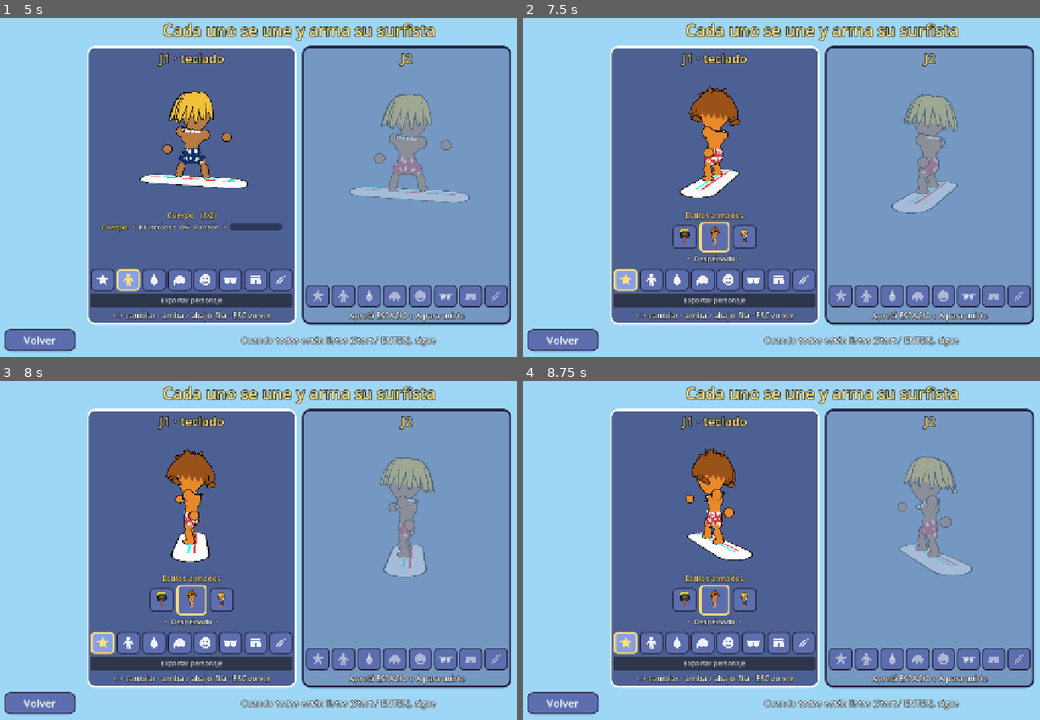
Above: before the commit, frames 1-4 (two rows, left to right).
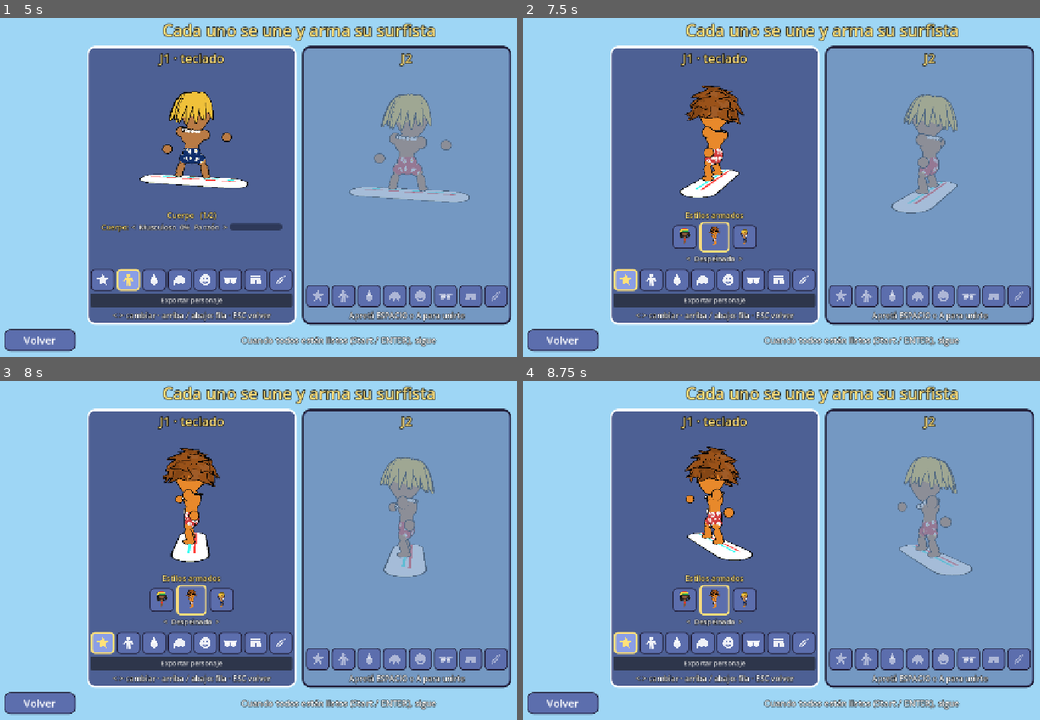
Above: after the commit, the same moments.

Repository: asimplesurfer/simplesurf
Game: Godot game, scene res://ui/menus/character_select.tscn
The game is run twice, just before and just after one commit, with the same random seed, the same clock (stepped at 60 frames per second) and the same inputs. Sound files missing from this copy of the repository are replaced by a short silence.
Inputs (mouse positions are in pixels of both pictures, inside the frame that each line leads up to):
- Up to frame 1 (5 s): click "JUGAR" at 0.5 s; click "<" at 1.25 s; click ">" at 2 s; click "¡Vamos!" at 2.75 s; tap Enter at 3.5 s; move the mouse to (434, 167) at 3.52 s; hold D (p1_right) 3.53-4.25 s; hold Space (p1_a) 3.53-4.25 s; click (434, 167) at 3.67 s; drag from (175, 201) to (268, 255) at 4.27 s
- Up to frame 2 (7.5 s): click (626, 279) at 5.02 s; move the mouse to (884, 109) at 5.77 s; hold D (p1_right) 5.78-6.5 s; tap Shift (p1_drift) at 5.85 s; drag from (791, 255) to (641, 133) at 6.52 s; move the mouse to (1003, 238) at 7.27 s; hold A (p1_left) from 7.28 s (still down); tap T (p1_storm) at 7.35 s
- Up to frame 3 (8 s): keep holding A (p1_left)
- Up to frame 4 (8.75 s): release A (p1_left) at 8 s; drag from (641, 496) to (729, 462) at 8.02 s

Frame 1 is identical in both runs. In frame 2, 0.5% of the frame differs, in the area x 31-43%, y 20-64%; in frame 3, 0.5%, in the area x 31-43%, y 19-64%; in frame 4, 0.5%.

Commit message:
Despeinado hecho de mechones ondulados, anteojos en trapecio y cuellito blanco en V
El pelo ahora son ~40 mechones en S que caen desde la coronilla, patillas
hasta las mejillas y flequillo; la base casi no se ve. Anteojos más chicos
con vidrios en trapecio. El collar 9 pasa a ser un cuellito blanco en V.

Co-Authored-By: Claude Opus 5.5 <noreply@anthropic.com>
Claude-Session: https://claude.ai/code/session_0158oNfK7XFXQhYVUiWF995y

Diff:
--- a/characters/avatar_features.gd
+++ b/characters/avatar_features.gd
@@ -25,6 +25,9 @@
 var _ring_thick: TorusMesh
 ## Mechón: una hoja que se afina hasta la punta y se curva hacia +X.
 var _lock: ArrayMesh
+## Mechón ondulado (en S): primero se abomba para un lado y la punta se da
+## vuelta para el otro.
+var _wavy: ArrayMesh
 var _materials: Dictionary = {}
 ## Raíz del personaje (la pone SurferKit): el contorno se mide ahí, así tiene
 ## el mismo grosor que el del cuerpo aunque la cabeza esté agrandada.
@@ -75,7 +78,8 @@
 	_ring.outer_radius = 1.0
 	_ring.rings = 20
 	_ring.ring_segments = 6
-	_lock = _make_lock()
+	_lock = _make_lock(0.9, 0.0)
+	_wavy = _make_lock(0.8, -0.28)
 	_ring_thick = TorusMesh.new()
 	_ring_thick.inner_radius = 0.7
 	_ring_thick.outer_radius = 1.0
@@ -168,13 +172,13 @@
 			# Cuentas rasta: rojo, amarillo y verde.
 			_necklace(24, 0.045, [Color("#e8302a"), Color("#ffd23f"), Color("#2fa84f")])
 		9:
-			# Cordón blanco ajustado y dos dientes de tiburón en el medio.
-			_necklace(56, 0.014, [WHITE])
-			for side in [-1.0, 1.0]:
-				var a: float = side * 0.17
-				var pos := _neck_at(a) + Vector3(0.0, -0.055, 0.015)
-				_piece(_cone, pos + Vector3(0.0, -0.02, 0.0), Vector3(0.04, 0.08, 0.02), WHITE, true,
-					Basis(Vector3.UP, a) * Basis(Vector3.RIGHT, PI - 0.25) * Basis(Vector3.BACK, side * 0.35))
+			# Cuellito blanco: cordón fino y dos puntas en V adelante (como un
+			# cuello de camisa).
+			_necklace(56, 0.012, [WHITE])
+			for side in [-1.0, 1.0]:
+				var pos := _neck_at(side * 0.12) + Vector3(side * 0.02, -0.045, 0.03)
+				_piece(_cone, pos, Vector3(0.05, 0.055, 0.012), WHITE, true,
+					face * Basis(Vector3.BACK, PI + side * 0.55))
 		8:
 			# Paz y amor: cordón de cuero y el símbolo de la paz.
 			_necklace(34, 0.02, [Color("#7a4a24")])
@@ -401,9 +405,9 @@
 func _wrap_shades() -> void:
 	# Contorno de la mitad derecha (x >= 0), en unidades de cabeza; se espeja.
 	var half := [
-		Vector2(0.0, 0.19), Vector2(0.43, 0.2), Vector2(0.455, 0.18), Vector2(0.45, 0.11),
-		Vector2(0.42, 0.05), Vector2(0.37, 0.025), Vector2(0.17, 0.025), Vector2(0.11, 0.045),
-		Vector2(0.065, 0.09), Vector2(0.0, 0.11),
+		Vector2(0.0, 0.175), Vector2(0.4, 0.185), Vector2(0.415, 0.165), Vector2(0.37, 0.07),
+		Vector2(0.33, 0.045), Vector2(0.15, 0.045), Vector2(0.1, 0.06),
+		Vector2(0.05, 0.11), Vector2(0.0, 0.12),
 	]
 	var poly := PackedVector2Array()
 	for i in range(half.size() - 1, -1, -1):
@@ -415,15 +419,15 @@
 	var top := Color("#13215c")
 	var bottom := Color("#2f6be0")
 	_extruded(poly, 0.07, 0.035, func(p: Vector2) -> Color:
-		return top.lerp(bottom, clampf((0.2 - p.y) / 0.15, 0.0, 1.0)), true)
+		return top.lerp(bottom, clampf((0.185 - p.y) / 0.14, 0.0, 1.0)), true)
 	# Brillos: dos tiras finas en diagonal en cada vidrio.
 	var shine := Color("#cfe9ff")
 	for side in [-1.0, 1.0]:
 		for j in 2:
-			var cx: float = side * (0.24 + j * 0.09)
+			var cx: float = side * (0.2 + j * 0.08)
 			var strip := PackedVector2Array([
-				Vector2(cx - 0.03, 0.055), Vector2(cx - 0.01 - j * 0.004, 0.055),
-				Vector2(cx + 0.03 - j * 0.01, 0.165), Vector2(cx + 0.01, 0.165),
+				Vector2(cx - 0.025, 0.065), Vector2(cx - 0.008 - j * 0.004, 0.065),
+				Vector2(cx + 0.025 - j * 0.008, 0.16), Vector2(cx + 0.008, 0.16),
 			])
 			_extruded(strip, 0.108, 0.004, func(_p: Vector2) -> Color: return shine, false)
 	# Patillas negras hacia las orejas.
@@ -856,48 +860,58 @@
 func _shaggy(hair: Color) -> void:
 	if _shaggy_shell.is_empty():
 		_shaggy_shell = [_make_shaggy_shell(false), _make_shaggy_shell(true)]
+	# Base: tapa la cabeza (casi no se ve, la cubren los mechones).
 	_piece(_shaggy_shell[0], Vector3.ZERO, Vector3.ONE, hair)
-	# Por dentro, más oscuro (se ve debajo de las puntas que se abren).
 	_piece(_shaggy_shell[1], Vector3.ZERO, Vector3.ONE, hair.darkened(0.35), false)
-	# Arriba: mechones acostados sobre el volumen, barridos hacia un costado
-	# y para atrás, con la punta apenas levantada (peinado con onda).
-	var vol := Vector3(0.66, 0.64, 0.6) * 1.0
-	var center := Vector3(0.0, 0.14, -0.06)
-	var sweep := Vector3(0.75, 0.0, -0.65).normalized()
-	for k in 6:
-		var a := lerpf(-0.9, 0.9, k / 5.0)
-		var d := Vector3(sin(a) * 0.45, 0.85, cos(a) * 0.45 - 0.1).normalized()
-		var root := center + _on_ellipsoid(vol, d, -0.06)
-		var n := _normal(vol, d)
-		var along := (sweep - n * sweep.dot(n)).normalized()
-		_lock_piece(root, along + n * (0.3 + 0.15 * sin(k * 1.7)), 0.32 + 0.05 * sin(k * 2.3), 0.28,
-			n.cross(along) * (1.0 if k % 2 == 0 else -1.0),
-			hair.darkened(0.1) if k % 2 == 1 else hair)
-	# Costados: puntas cortas pegadas a la cabeza que se curvan para afuera y
-	# para arriba (vistas de frente y de atrás).
-	for side in [-1.0, 1.0]:
-		for k in 3:
-			var root := Vector3(side * 0.56, 0.08 - k * 0.1, 0.05 - k * 0.2)
-			var dir := Vector3(side * 0.7, -1.0, 0.0)
-			_lock_piece(root, dir, 0.2 - k * 0.02, 0.2, Vector3(0.0, 1.0, 0.0),
-				hair.darkened(0.12) if k == 1 else hair)
-	# Flequillo calcado del dibujo: mechones planos en punta sobre la frente,
-	# que caen por encima del borde de los anteojos.
-	for lock in SHAGGY_BANGS:
-		_extruded(PackedVector2Array(lock), 0.1, 0.05, func(_p: Vector2) -> Color: return hair, true)
-
-
-## Mechones del flequillo (x, y sobre la cara, en unidades de cabeza).
-const SHAGGY_BANGS := [
-	# Izquierda (de quien mira): cae hacia afuera.
-	[Vector2(-0.46, 0.42), Vector2(-0.2, 0.47), Vector2(-0.3, 0.3), Vector2(-0.44, 0.13), Vector2(-0.43, 0.3)],
-	# Centro-izquierda: punta larga hacia abajo, un poco hacia la izquierda.
-	[Vector2(-0.27, 0.47), Vector2(0.02, 0.47), Vector2(-0.1, 0.33), Vector2(-0.2, 0.17), Vector2(-0.2, 0.33)],
-	# Centro: corto, hacia la derecha.
-	[Vector2(-0.06, 0.47), Vector2(0.2, 0.47), Vector2(0.12, 0.33), Vector2(0.06, 0.2), Vector2(0.0, 0.34)],
-	# Derecha: cae hacia afuera.
-	[Vector2(0.14, 0.47), Vector2(0.44, 0.42), Vector2(0.44, 0.3), Vector2(0.42, 0.14), Vector2(0.28, 0.32)],
-]
+	var dark := hair.darkened(0.14)
+	var light := hair.lightened(0.06)
+	# Mechones ondulados que nacen en filas desde la coronilla y caen hacia
+	# afuera, cada uno con la punta para un lado: el despeinado.
+	var rows := [[0.25, 5, 0.45, 0.32], [0.7, 9, 0.45, 0.38], [1.1, 12, 0.35, 0.44], [1.5, 13, 0.4, 0.42]]
+	var n := 0
+	for row in rows:
+		var ph: float = row[0]
+		var count: int = row[1]
+		for i in count:
+			var th := (i + 0.5 * (n % 2)) * TAU / count + 0.3
+			# La cara queda libre (ahí va el flequillo).
+			var front := cos(th)
+			if ph > 0.6 and front > 0.55:
+				continue
+			var d := Vector3(sin(th) * sin(ph), cos(ph), cos(th) * sin(ph))
+			var root := SHAGGY_CENTER + d * SHAGGY_RADII * 0.95
+			var down := Vector3(sin(th) * cos(ph), -sin(ph), cos(th) * cos(ph))
+			var side := Vector3(cos(th), 0.0, -sin(th))
+			var jitter := sin(n * 2.7) * 0.35
+			var dir := down + d * float(row[2]) + side * jitter
+			var len: float = float(row[3]) + 0.06 * sin(n * 1.9)
+			var tone := dark if n % 4 == 1 else (light if n % 4 == 3 else hair)
+			_lock_piece(root, dir, len, 0.28, side * (1.0 if n % 2 == 0 else -1.0), tone, _wavy)
+			n += 1
+	# Patillas: a los costados de la cara bajan hasta las mejillas y la punta
+	# se abre para afuera.
+	for s2 in [-1.0, 1.0]:
+		for k in 2:
+			var root := Vector3(s2 * (0.46 + k * 0.06), 0.34 - k * 0.04, 0.24 - k * 0.16)
+			_lock_piece(root, Vector3(s2 * (0.35 + k * 0.15), -1.0, 0.1), 0.5 - k * 0.04, 0.27,
+				Vector3(s2, 0.0, 0.0), hair if k == 0 else dark, _wavy)
+	# Flequillo: mechones que caen sobre la frente hasta los anteojos, con la
+	# punta para un costado.
+	for k in 5:
+		var x := lerpf(-0.34, 0.34, k / 4.0)
+		var root := Vector3(x * 1.05, 0.56 - absf(x) * 0.25, 0.33 - absf(x) * 0.25)
+		var lean := x * 0.9 + 0.2 * sin(k * 2.3)
+		var flick := Vector3(-1.0 if x < 0.0 else 1.0, 0.0, 0.0)
+		if k == 2:
+			flick = Vector3(-1.0, 0.0, 0.0)
+		_lock_piece(root, Vector3(lean, -1.0, 0.45), 0.36 + 0.04 * cos(k * 1.3), 0.21, flick,
+			hair.darkened(0.25) if k % 2 == 1 else hair, _wavy)
+
+
+## Volumen del despeinado (centro y radios), en unidades de cabeza.
+const SHAGGY_CENTER := Vector3(0.0, 0.17, -0.06)
+const SHAGGY_RADII := Vector3(0.66, 0.68, 0.6)
+
 
 ## Cáscara del despeinado: [por fuera, por dentro].
 var _shaggy_shell: Array = []
@@ -907,8 +921,8 @@
 ## de abajo es una fila de puntas que se abren hacia afuera, más largas a los
 ## costados y atrás.
 static func _make_shaggy_shell(inner: bool) -> ArrayMesh:
-	var center := Vector3(0.0, 0.14, -0.06)
-	var radii := Vector3(0.66, 0.64, 0.6)
+	var center := SHAGGY_CENTER
+	var radii := SHAGGY_RADII
 	var cols := 72
 	var rows := 10
 	var teeth := 24
@@ -931,10 +945,10 @@
 			# Bultos de pelo (no un casco liso).
 			var lump := 1.0 + 0.07 * sin(th * 7.0 + 1.3) * sin(ph * 3.0)
 			# Cerca del borde se abre bien hacia afuera (más en las puntas).
-			var flare := lump + (0.04 + 0.2 * tooth) * pow(t, 4.0)
+			var flare := lump + (0.02 + 0.08 * tooth) * pow(t, 4.0)
 			var p := center + d * radii * (flare - (0.05 if inner else 0.0))
 			# Las puntas de los costados se levantan (se curvan para arriba).
-			p.y += 0.16 * tooth * pow(t, 6.0) * (0.4 + 0.6 * absf(sin(th)))
+			p.y += 0.05 * tooth * pow(t, 6.0)
 			st.set_uv(Vector2(c, r))
 			st.add_vertex(p)
 	for c in cols:
@@ -963,10 +977,10 @@
 ## Malla del mechón: de y = -1 (raíz, ancha) a y = 1 (punta), chata (de
 ## frente es ancha y de costado finita) y curvada hacia +X al final, como los
 ## mechones de pelo de dibujo animado.
-static func _make_lock() -> ArrayMesh:
+static func _make_lock(bend: float, wave: float) -> ArrayMesh:
 	var st := SurfaceTool.new()
 	st.begin(Mesh.PRIMITIVE_TRIANGLES)
-	var rings := 7
+	var rings := 10
 	var sides := 8
 	var pts := []
 	for i in rings + 1:
@@ -974,7 +988,7 @@
 		# Ancho: redondeado en la raíz y afinándose hasta la punta.
 		var r := sin(minf(t * 3.0, 1.0) * PI * 0.5) * 0.5 + 0.5
 		r *= pow(1.0 - t, 0.9)
-		var center := Vector3(0.9 * t * t, -1.0 + 2.0 * t, 0.0)
+		var center := Vector3(bend * t * t * t + wave * sin(PI * t), -1.0 + 2.0 * t, 0.0)
 		var ring := []
 		for j in sides:
 			var a := j * TAU / sides
@@ -1001,14 +1015,17 @@
 
 ## Un mechón desde `root` hacia `dir`, de largo `len` y ancho `width`; la
 ## punta se curva hacia `bend`. Lo ancho del mechón mira hacia `face`.
-func _lock_piece(root: Vector3, dir: Vector3, len: float, width: float, bend: Vector3, color: Color) -> void:
+func _lock_piece(
+	root: Vector3, dir: Vector3, len: float, width: float, bend: Vector3, color: Color, mesh: Mesh = null
+) -> void:
 	var y := dir.normalized()
 	var x := bend - y * bend.dot(y)
 	if x.length() < 0.001:
 		x = y.cross(Vector3.FORWARD if absf(y.z) < 0.9 else Vector3.RIGHT)
 	x = x.normalized()
 	var z := x.cross(y)
-	_piece(_lock, root + y * len * 0.5, Vector3(width, len * 0.5, width), color, true, Basis(x, y, z))
+	_piece(mesh if mesh else _lock, root + y * len * 0.5, Vector3(width, len * 0.5, width), color, true,
+		Basis(x, y, z))
 
 
 ## Pelo corto pegado a la cabeza (deja la cara a la vista).
--- a/characters/character_data.gd
+++ b/characters/character_data.gd
@@ -123,7 +123,7 @@
 const EARS := ["Sin orejas", "Normales", "Grandes", "Dumbo"]
 const NECKLACES := [
 	"Nada", "Perlas", "Collar de flores", "Cadena de oro", "Dientes de tiburón", "Silbato", "Caracol",
-	"Cuentas rasta", "Paz y amor", "Dientes en cordón blanco",
+	"Cuentas rasta", "Paz y amor", "Cuellito blanco",
 ]
 ## Sombreros y gorros (de playa y de mar).
 const HATS := [
